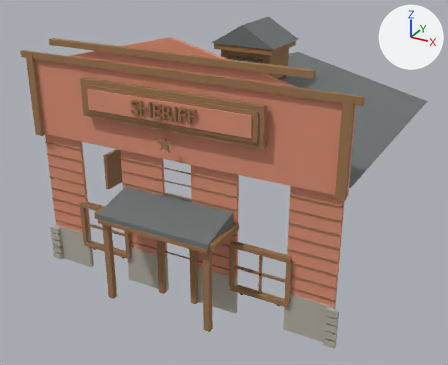
The glTF model public/models/buildings/sheriff-building.glb as it was, and as the next commit left it.
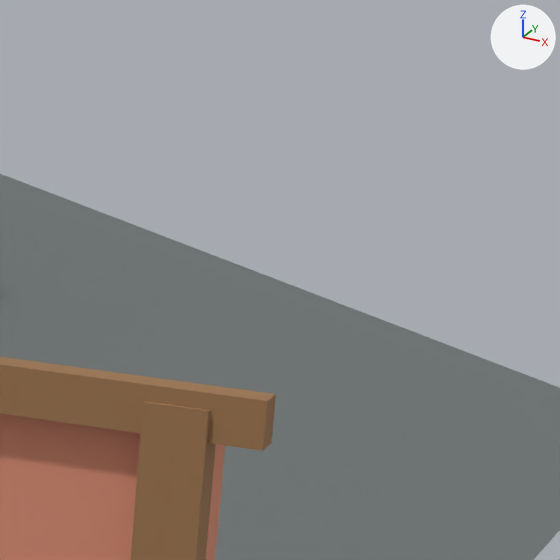
Each version is shown whole from a 50 mm camera at (8.47, -16.96, 10.27) aimed at (-0.11, -1.36, 2.47), then close up on the part from 71% to 92% of the width and 9% to 34% of the height. Arrows for +X, +Y and +Z are at upper right; the lights stay in place. The first two pictures are the older version. Vertices at exactly the same position are counted once.

The first close-up shows 'Sheriff Building paint', 'Sheriff Building roof', 'Sheriff Building wood'.
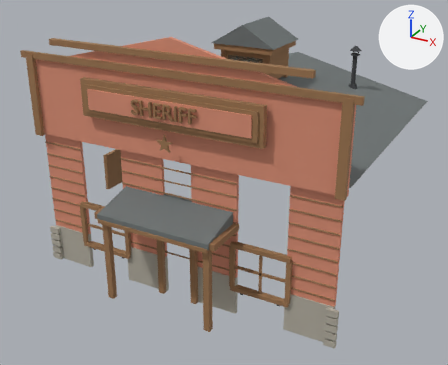
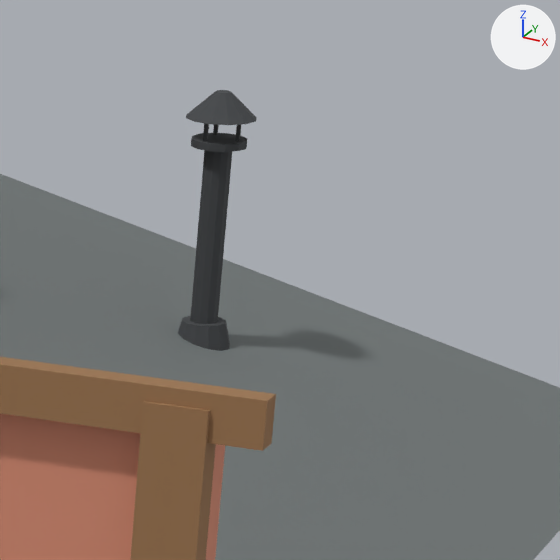
Changed parts and their boxes [x1, y1, x2, y2] in the close-ups (560 x 560 px):
'Sheriff Building iron', reshaped (not visible before)
    after: [178, 90, 257, 351]
part 1 of me_sheriff_building_iron_004, added
    after: [190, 150, 232, 324]
part 2 of me_sheriff_building_iron_004, added
    after: [178, 316, 230, 351]
part 3 of me_sheriff_building_iron_004, added
    after: [191, 133, 247, 152]
part 4 of me_sheriff_building_iron_004, added
    after: [186, 90, 257, 125]
part 5 of me_sheriff_building_iron_004, added (mostly hidden)
    after: [235, 125, 241, 141]
part 6 of me_sheriff_building_iron_004, added (mostly hidden)
    after: [203, 123, 209, 141]
part 7 of me_sheriff_building_iron_004, added (mostly hidden)
    after: [213, 125, 219, 135]

What changed in the scene script:
```text
Change me_sheriff_building_iron_004:
    used by ob_sheriff_building_iron; location = (0.0, 0.0, 0.0)
    remove me_sheriff_building_iron_004.from_pydata(...)  # 144 vertices, 216 faces; spans x -5.2..3.17, y -5.06..4.03, z 0.68..5.52
    add me_sheriff_building_iron_004.from_pydata(...)  # 264 vertices, 428 faces; spans x -5.2..3.17, y -5.06..4.03, z 0.68..6.28
    me_sheriff_building_iron_004 part 1: a new loose piece, a 12-sided cylinder along z spanning x 2.47..2.62, y 2.47..2.62, z 4.74..5.99, in mat_sheriffbuilding_iron
    me_sheriff_building_iron_004 part 2: a new loose piece, a 12-sided cut cone along z (radius 0.16 at the low end, 0.12 at the high end) spanning x 2.39..2.71, y 2.39..2.71, z 4.88..5.04, in mat_sheriffbuilding_iron
    me_sheriff_building_iron_004 part 3: a new loose piece, a 12-sided cylinder along z spanning x 2.4..2.7, y 2.4..2.7, z 5.992..6.032, in mat_sheriffbuilding_iron
    me_sheriff_building_iron_004 part 4: a new loose piece, a 12-sided cut cone along z (radius 0.19 at the low end, 0.04 at the high end) spanning x 2.36..2.74, y 2.36..2.74, z 6.14..6.28, in mat_sheriffbuilding_iron
    me_sheriff_building_iron_004 part 5: a new loose piece, a box spanning x 2.64..2.66, y 2.54..2.56, z 6.012..6.162, in mat_sheriffbuilding_iron
    me_sheriff_building_iron_004 part 6: a new loose piece, a box spanning x 2.49..2.51, y 2.453..2.473, z 6.012..6.162, in mat_sheriffbuilding_iron
    me_sheriff_building_iron_004 part 7: a new loose piece, a box spanning x 2.49..2.51, y 2.627..2.647, z 6.012..6.162, in mat_sheriffbuilding_iron
```
